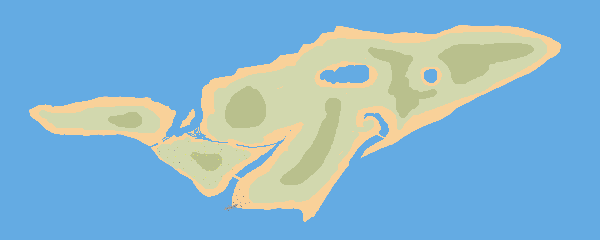
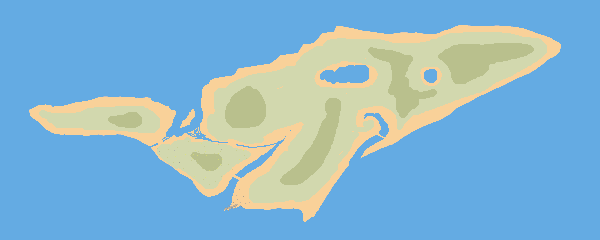
Two versions of the same layered image (w=600, h=240). Layer-by-layer changes:
"landscape": opacity 100% → 62% over [157, 141, 250, 211]
painted on "base" over [224, 203, 245, 211]
